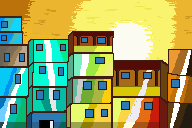
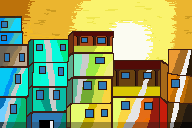
Before/after of a 192×128 layered artwork. What changed in the layer stack:
painted on "Capa 1" over <box>2,20,192,128</box>
painted on "Layer 1" over <box>21,68,137,117</box>
hid "Capa 0" over <box>2,20,192,128</box>
